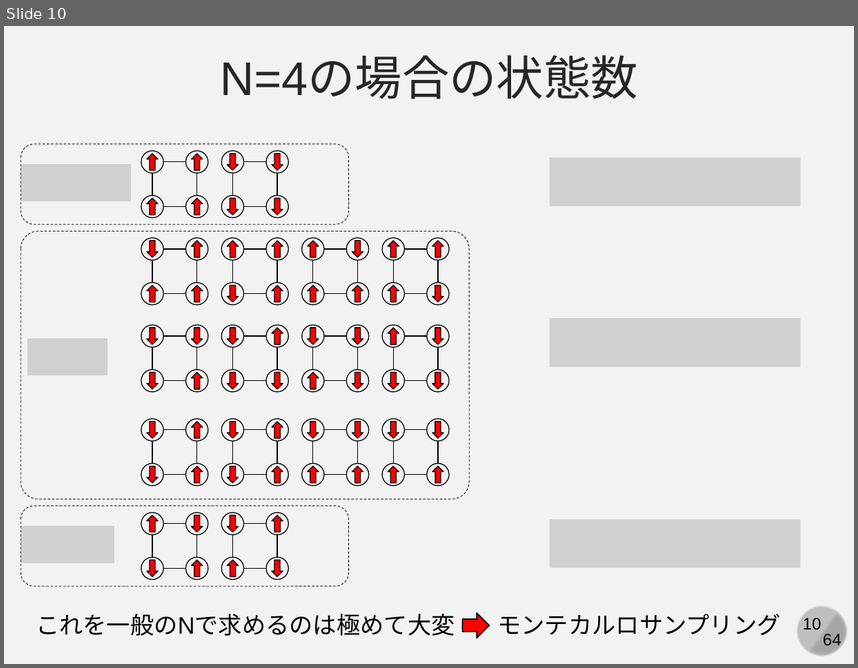
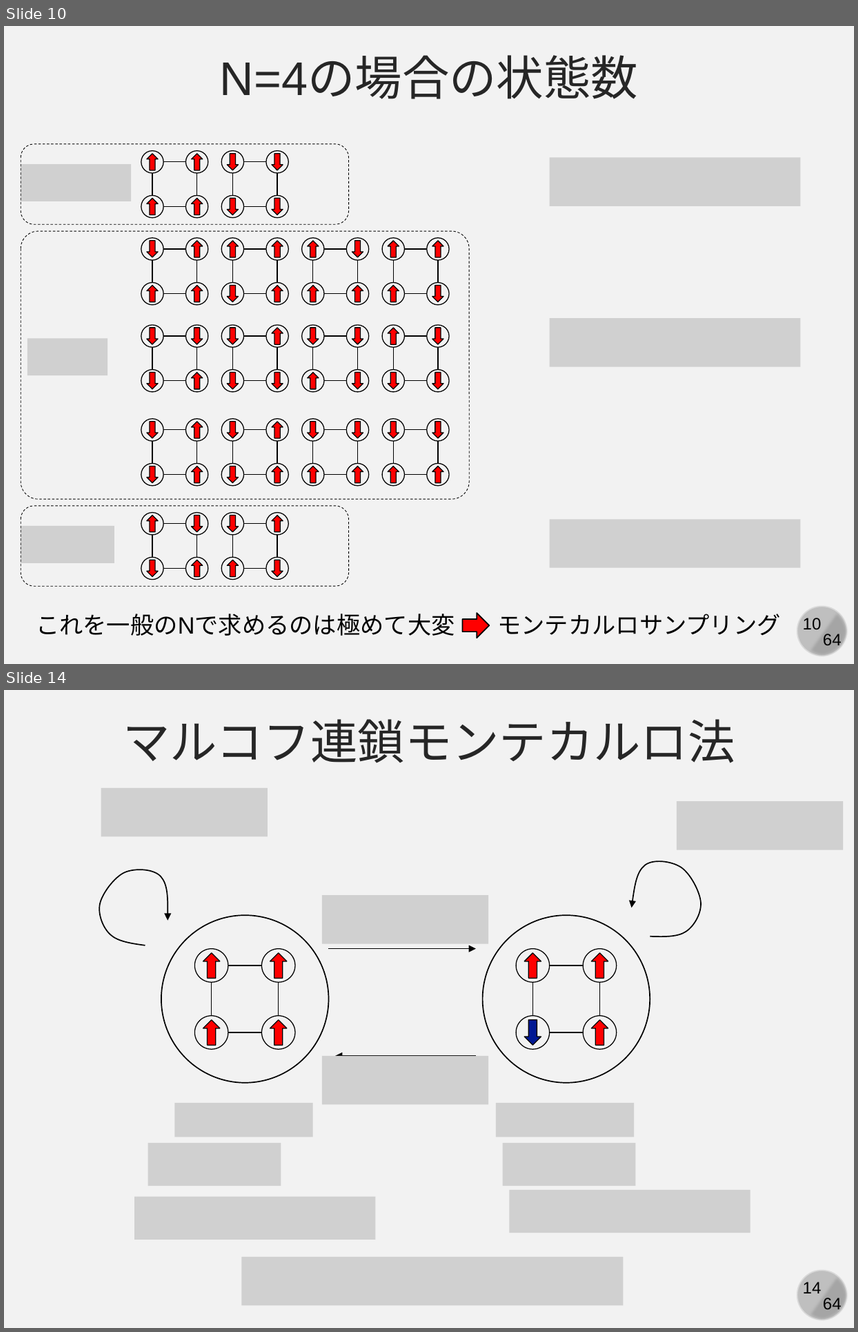
Before and after one commit to kaityo256/simulation_engineering, a slide deck: 04_mc_advanced/simulation04.pptx. Shown one above the other, each under a label of ours: slide 10 before the commit, slides 10 and 14 after it; the slides between them are not shown. The pictures are 858x668 and 858x1332 pixels, drawn with LibreOffice and Linux fonts; fonts in the diff are those of the drawing; grey boxes stand for pictures. Boxes give left, top, right and bottom in pixels: in the first picture for what was removed or moved away, otherwise in the second. Text is boxed around its words. In the diff, an @@ line names an element or a change of style, - is before the commit and + after.

```diff
--- a/04_mc_advanced/simulation04.pptx
+++ b/04_mc_advanced/simulation04.pptx
@@ slide 14 added at bbox=[4, 690, 854, 1328], background #F2F2F2; not listed: 4 template elements that a slide beside it also shows @@
@@ text added at bbox=[123, 719, 735, 763], 40 pt, text #262626 @@
+マルコフ連鎖モンテカルロ法
@@ picture added at bbox=[101, 788, 268, 836] @@
@@ picture added at bbox=[677, 801, 843, 850] @@
@@ freeform shape added at bbox=[85, 855, 187, 958], outline #000000 1 pt @@
@@ freeform shape added at bbox=[616, 848, 713, 949], outline #000000 1 pt @@
@@ picture added at bbox=[322, 895, 488, 943] @@
@@ ellipse added at bbox=[161, 915, 329, 1083], outline #000000 1 pt @@
@@ ellipse added at bbox=[483, 915, 650, 1083], outline #000000 1 pt @@
@@ arrow added from (329, 949) to (476, 949), #000000 0.5 pt @@
@@ group added at bbox=[194, 949, 294, 1049]: 4 ellipses, 4 down arrows, 4 lines @@
@@ group added at bbox=[516, 949, 616, 1049]: 4 ellipses, 4 down arrows, 4 lines @@
@@ picture added at bbox=[322, 1056, 488, 1104] @@
@@ arrow added from (476, 1056) to (335, 1056), #000000 0.5 pt @@
@@ picture added at bbox=[175, 1103, 313, 1136] @@
@@ picture added at bbox=[496, 1103, 635, 1136] @@
@@ picture added at bbox=[148, 1142, 280, 1185] @@
@@ picture added at bbox=[503, 1142, 635, 1185] @@
@@ picture added at bbox=[135, 1196, 375, 1239] @@
@@ picture added at bbox=[509, 1190, 749, 1232] @@
@@ picture added at bbox=[242, 1256, 624, 1305] @@
```
Also in this commit, not shown: 1 slide changed, 14 other slides added.
